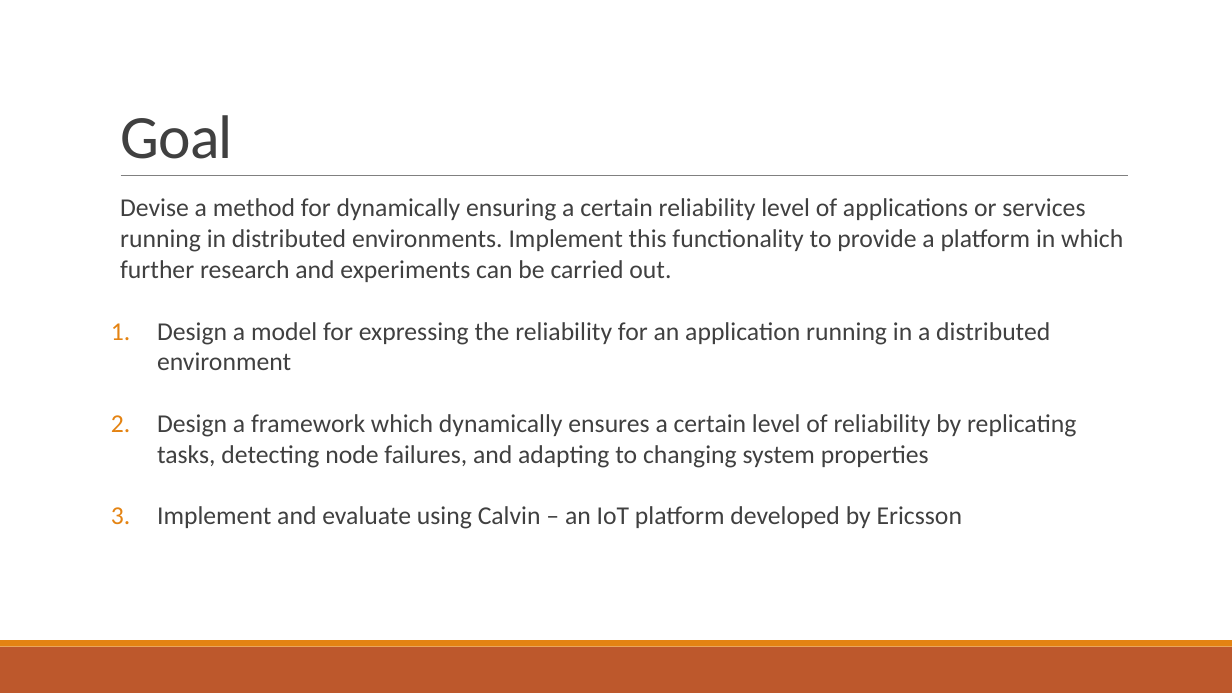
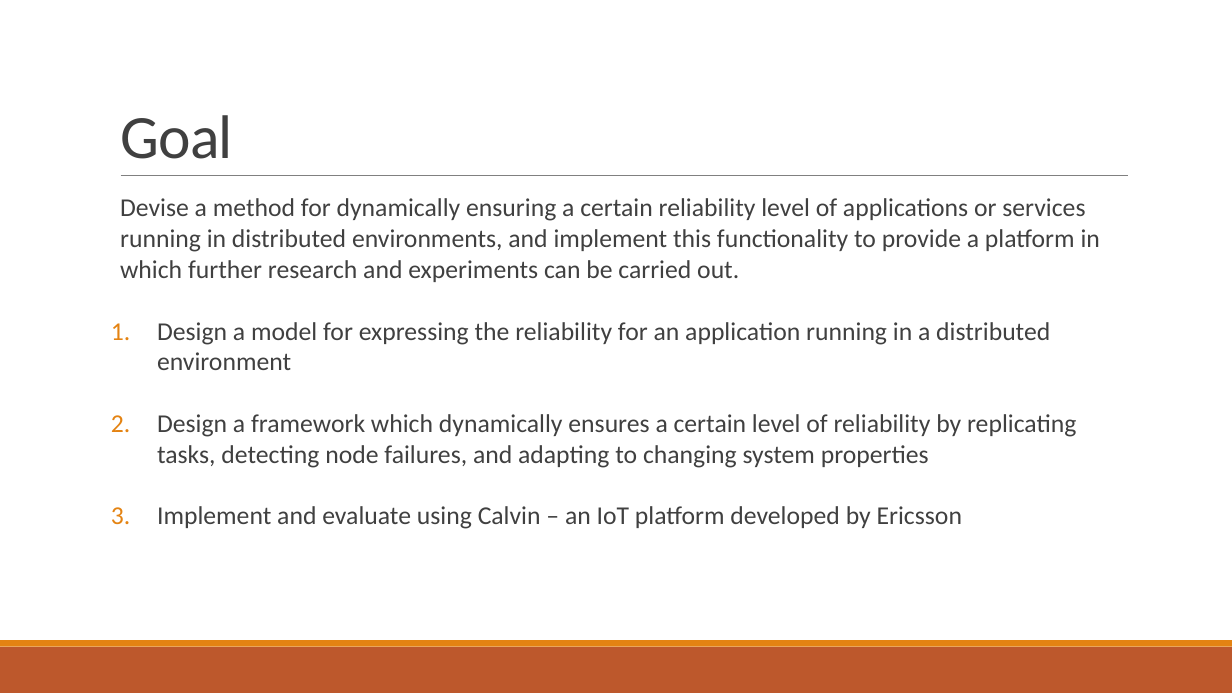
Before and after one commit to PStahl/master_thesis, a slide deck: slide 4 of presentation/presentation2.pptx. Drawn at 1232x693 pixels with LibreOffice and Linux fonts; fonts in the diff are those of the drawing. Boxes give left, top, right and bottom in pixels: in the first picture for what was removed or moved away, otherwise in the second. Text is boxed around its words. In the diff, an @@ line names an element or a change of style, - is before the commit and + after.

Commit message:
update presentation

```diff
--- a/presentation/presentation2.pptx
+++ b/presentation/presentation2.pptx
@@ text at (x1=120, y1=198, x2=1100, y2=282): text changed @@
-  Devise a method for dynamically ensuring a certain reliability level of applications or services running in distributed environments. Implement this functionality to provide a platform in which further research and experiments can be carried out.
+  Devise a method for dynamically ensuring a certain reliability level of applications or services running in distributed environments, and implement this functionality to provide a platform in which further research and experiments can be carried out.
```
